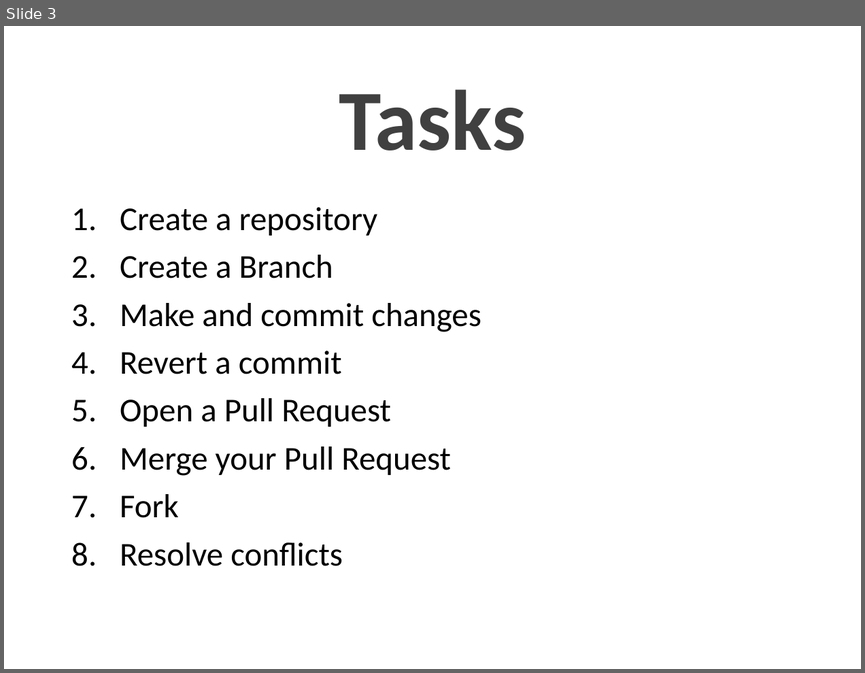
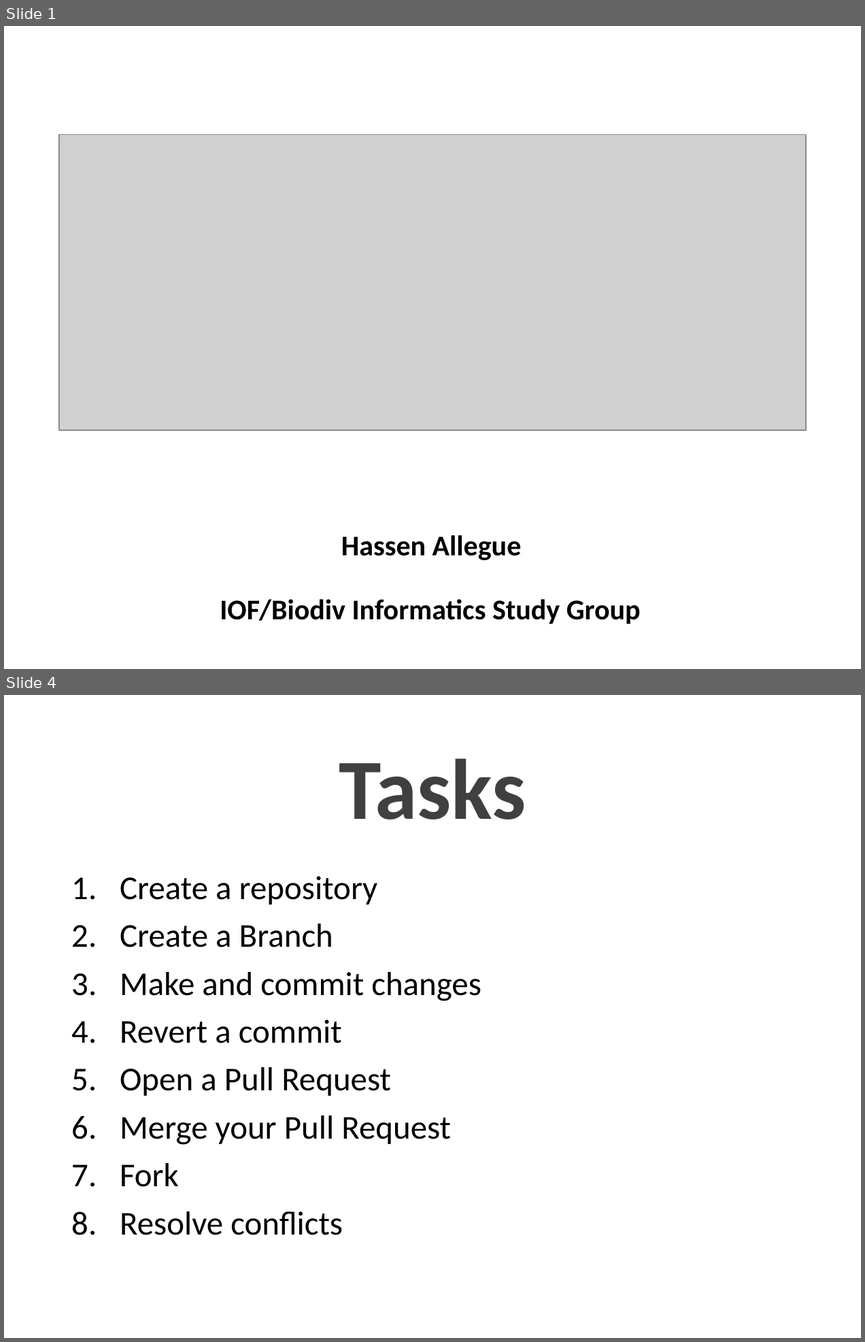
Before and after one commit to mozillascience/studyGroup, a slide deck: lessons/GitHub/github_presentation.pptx. Shown one above the other, each under a label of ours: slide 3 before the commit, slides 1 and 4 after it; the slides between them are not shown. The pictures are 865x673 and 865x1342 pixels, drawn with LibreOffice and Linux fonts; fonts in the diff are those of the drawing; grey boxes stand for pictures. Boxes give left, top, right and bottom in pixels: in the first picture for what was removed or moved away, otherwise in the second. Text is boxed around its words. In the diff, an @@ line names an element or a change of style, - is before the commit and + after.

```diff
--- a/lessons/GitHub/github_presentation.pptx
+++ b/lessons/GitHub/github_presentation.pptx
@@ slide 1 added at (4, 26, 861, 669), background #FFFFFF @@
@@ picture added at (59, 135, 805, 431) @@
@@ text added at (341, 535, 521, 560), 24 pt, text #000000, bold @@
+Hassen Allegue
@@ text added at (220, 599, 640, 624), 24 pt, text #000000, bold @@
+IOF/Biodiv Informatics Study Group
@@ what was slide 3 is now slide 4 @@
```
Also in this commit, not shown: 1 slide changed, 1 other slide added, 1 slide removed.
